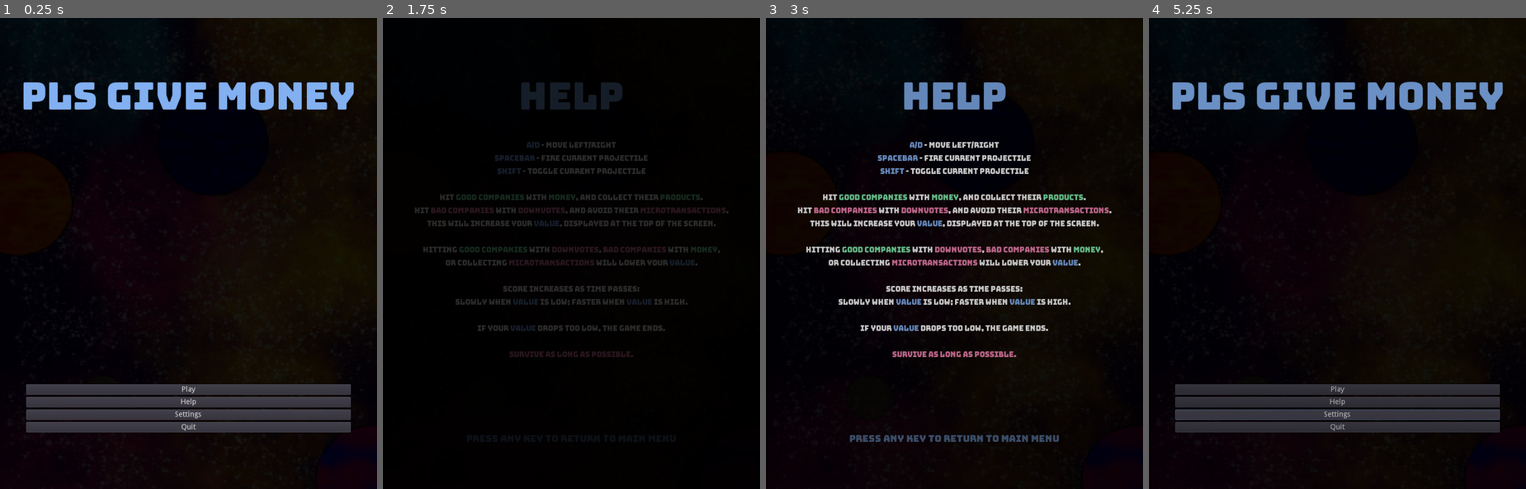
Above: before the commit, frames 1-4 (left to right).
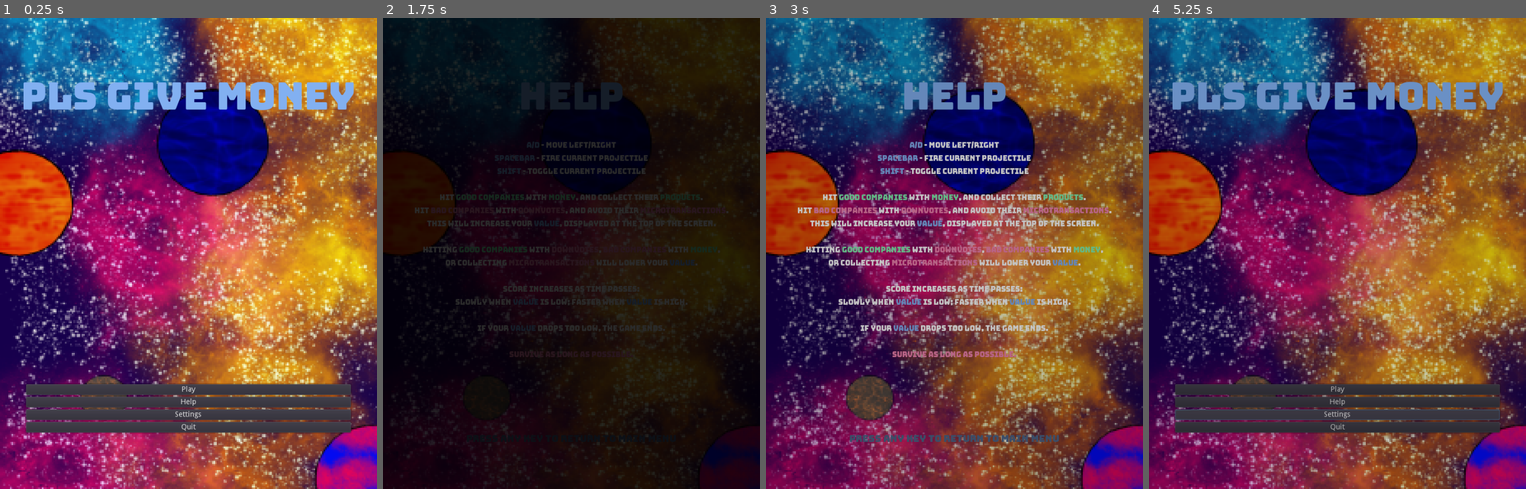
Above: after the commit, the same moments.

Repository: SJPGDD/PlsGiveMoney
Game: Godot game, scene res://Scenes/Menu.tscn
Same seed, same stepped clock (60 frames per second), same inputs: the game is played once before the commit and once after it.
Inputs (mouse positions are in pixels of both pictures, inside the frame that each line leads up to):
- Up to frame 1 (0.25 s): no input
- Up to frame 2 (1.75 s): click "Help" at 0.5 s; move the mouse to (654, 229) at 1.27 s; hold D (move_right) from 1.28 s (still down); tap Shift (toggle_projectile) at 1.35 s
- Up to frame 3 (3 s): tap Enter at 2, 2.75 s; move the mouse to (879, 277) at 2.02 s; release D (move_right) at 2.03 s; hold A (move_left) 2.03-2.78 s; tap Shift (toggle_projectile) at 2.1 s; move the mouse to (992, 149) at 2.77 s; hold D (move_right) from 2.78 s (still down); hold Space (fire_projectile) from 2.78 s (still down)
- Up to frame 4 (5.25 s): tap Enter at 3.5 s; move the mouse to (1318, 347) at 3.52 s; release Space (fire_projectile) at 3.53 s; tap Shift (toggle_projectile) at 3.6 s; move the mouse to (1450, 324) at 4.27 s; release D (move_right) at 4.28 s; hold A (move_left) 4.28-5 s; hold Space (fire_projectile) 4.28-5 s; click "Settings" at 5 s

The runs differ from the first frame. In frame 1, 90% of the frame differs, in the area x 0-100%, y 0-100%; in frame 2, 45%; in frame 3, 95%; in frame 4, 89%.

Commit message:
LossScreen Changes

Diff:
--- a/PlsGiveMoneyGD/Scenes/Game.tscn
+++ b/PlsGiveMoneyGD/Scenes/Game.tscn
@@ -63,7 +63,7 @@
 font_data = ExtResource( 8 )
 _sections_unfolded = [ "Font", "Settings" ]
 
-[node name="Game" type="Node2D" index="0"]
+[node name="Game" type="Node2D"]
 
 script = ExtResource( 1 )
 company_hits_player = 1.0
@@ -71,7 +71,6 @@
 
 [node name="Background" type="Sprite" parent="." index="0"]
 
-self_modulate = Color( 0.0980392, 0.0980392, 0.0980392, 1 )
 material = SubResource( 2 )
 scale = Vector2( 3.18584, 2.99003 )
 texture = ExtResource( 2 )
--- a/PlsGiveMoneyGD/Scenes/Help.tscn
+++ b/PlsGiveMoneyGD/Scenes/Help.tscn
@@ -46,10 +46,10 @@
 
 [node name="Background" type="Sprite" parent="." index="0"]
 
-self_modulate = Color( 0.0941176, 0.0941176, 0.0941176, 1 )
 scale = Vector2( 3.18584, 2.99003 )
 texture = ExtResource( 1 )
 centered = false
+_sections_unfolded = [ "Material", "Visibility" ]
 
 [node name="UI" type="Control" parent="." index="1"]
 
@@ -154,4 +154,4 @@
 visible_characters = -1
 percent_visible = 1.0
 override_selected_font_color = false
-_sections_unfolded = [ "Anchor", "BBCode", "Focus", "Grow Direction", "Hint", "Margin", "Mouse", "Rect", "Size Flags", "custom_colors", "custom_constants", "custom_fonts" ]
+_sections_unfolded = [ "Anchor", "BBCode", "Focus", "Grow Direction", "Hint", "Margin", "Material", "Mouse", "Rect", "Size Flags", "Visibility", "custom_colors", "custom_constants", "custom_fonts" ]
--- a/PlsGiveMoneyGD/Scenes/Menu.tscn
+++ b/PlsGiveMoneyGD/Scenes/Menu.tscn
@@ -17,13 +17,12 @@
 font_data = SubResource( 4 )
 _sections_unfolded = [ "Font", "Settings" ]
 
-[node name="Menu" type="Node2D"]
+[node name="Menu" type="Node2D" index="0"]
 
 script = ExtResource( 1 )
 
 [node name="Background" type="Sprite" parent="." index="0"]
 
-self_modulate = Color( 0.0941176, 0.0941176, 0.0941176, 1 )
 scale = Vector2( 3.18584, 2.99003 )
 texture = ExtResource( 2 )
 centered = false
--- a/PlsGiveMoneyGD/Scenes/Settings.tscn
+++ b/PlsGiveMoneyGD/Scenes/Settings.tscn
@@ -38,10 +38,10 @@
 
 [node name="Background" type="Sprite" parent="." index="0"]
 
-self_modulate = Color( 0.0941176, 0.0941176, 0.0941176, 1 )
 scale = Vector2( 3.18584, 2.99003 )
 texture = ExtResource( 1 )
 centered = false
+_sections_unfolded = [ "Visibility" ]
 
 [node name="UI" type="Control" parent="." index="1"]
 
--- a/PlsGiveMoneyGD/Scenes/UI/LossScreen.tscn
+++ b/PlsGiveMoneyGD/Scenes/UI/LossScreen.tscn
@@ -2,7 +2,7 @@
 
 [ext_resource path="res://Scripts/LossScreen.gd" type="Script" id=1]
 [ext_resource path="res://Assets/Fonts/BungeeDynamic.tres" type="DynamicFontData" id=2]
-[ext_resource path="res://Assets/Textures/Backgrounds/Background.png" type="Texture" id=3]
+[ext_resource path="res://Assets/Textures/Backgrounds/LossMeme.jpg" type="Texture" id=3]
 
 [sub_resource type="Shader" id=4]
 
@@ -29,11 +29,11 @@
 
 render_priority = 0
 shader = SubResource( 4 )
-shader_param/blur = 0.0
+shader_param/blur = 0.002
 shader_param/iter = 7
 shader_param/half = 3
 shader_param/itersq = 49
-shader_param/modulate = 1.0
+shader_param/modulate = 0.5
 _sections_unfolded = [ "shader_param" ]
 
 [sub_resource type="DynamicFont" id=6]
@@ -108,9 +108,8 @@
 } ]
 }
 
-[node name="LossScreen" type="Panel"]
-
-modulate = Color( 1, 1, 1, 0 )
+[node name="LossScreen" type="Panel" index="0"]
+
 material = SubResource( 5 )
 anchor_left = 0.0
 anchor_top = 0.0
@@ -132,9 +131,9 @@
 anchor_right = 0.5
 anchor_bottom = 0.0
 margin_left = -186.0
-margin_top = 212.0
+margin_top = 142.0
 margin_right = 185.0
-margin_bottom = 285.0
+margin_bottom = 215.0
 rect_rotation = -5.0
 rect_pivot_offset = Vector2( 0, 0 )
 mouse_filter = 2
@@ -155,16 +154,16 @@
 anchor_right = 0.5
 anchor_bottom = 0.5
 margin_left = -360.0
-margin_top = 177.0
+margin_top = 260.0
 margin_right = 360.0
-margin_bottom = 246.0
+margin_bottom = 329.0
 rect_pivot_offset = Vector2( 0, 0 )
 mouse_filter = 2
 size_flags_horizontal = 1
 size_flags_vertical = 4
 custom_fonts/font = SubResource( 3 )
 custom_colors/font_color = Color( 0.300903, 0.396362, 0.53125, 1 )
-text = "Please enjoy this conciliatory reddit meme"
+text = "Please enjoy this conciliatory meme"
 align = 1
 valign = 1
 percent_visible = 1.0
@@ -179,9 +178,9 @@
 anchor_right = 0.5
 anchor_bottom = 0.5
 margin_left = -360.0
-margin_top = 207.0
+margin_top = 290.0
 margin_right = 360.0
-margin_bottom = 276.0
+margin_bottom = 359.0
 rect_pivot_offset = Vector2( 0, 0 )
 mouse_filter = 2
 size_flags_horizontal = 1
@@ -203,9 +202,9 @@
 anchor_top = 0.5
 anchor_right = 0.5
 anchor_bottom = 0.5
-margin_top = 12.0
+margin_top = -58.0
 margin_right = 480.0
-margin_bottom = 652.0
+margin_bottom = 898.0
 rect_scale = Vector2( 0.5, 0.5 )
 rect_pivot_offset = Vector2( -240, -320 )
 mouse_filter = 1
--- a/PlsGiveMoneyGD/Scenes/UI/ValueRatio.tscn
+++ b/PlsGiveMoneyGD/Scenes/UI/ValueRatio.tscn
@@ -59,7 +59,7 @@
 font_data = ExtResource( 3 )
 _sections_unfolded = [ "Extra Spacing", "Font", "Settings" ]
 
-[node name="ValueRatioDisplay" type="TextureRect" index="0"]
+[node name="ValueRatioDisplay" type="TextureRect"]
 
 material = SubResource( 2 )
 anchor_left = 0.0
Binary file added: PlsGiveMoneyGD/Assets/Textures/Backgrounds/LossMeme.jpg
Not shown, added: PlsGiveMoneyGD/Assets/Textures/Backgrounds/LossMeme.jpg.import
Not shown, changed: .DS_Store
Not shown, added: PlsGiveMoneyGD/.DS_Store
Not shown, added: PlsGiveMoneyGD/Assets/.DS_Store
Not shown, added: PlsGiveMoneyGD/Assets/Textures/.DS_Store
